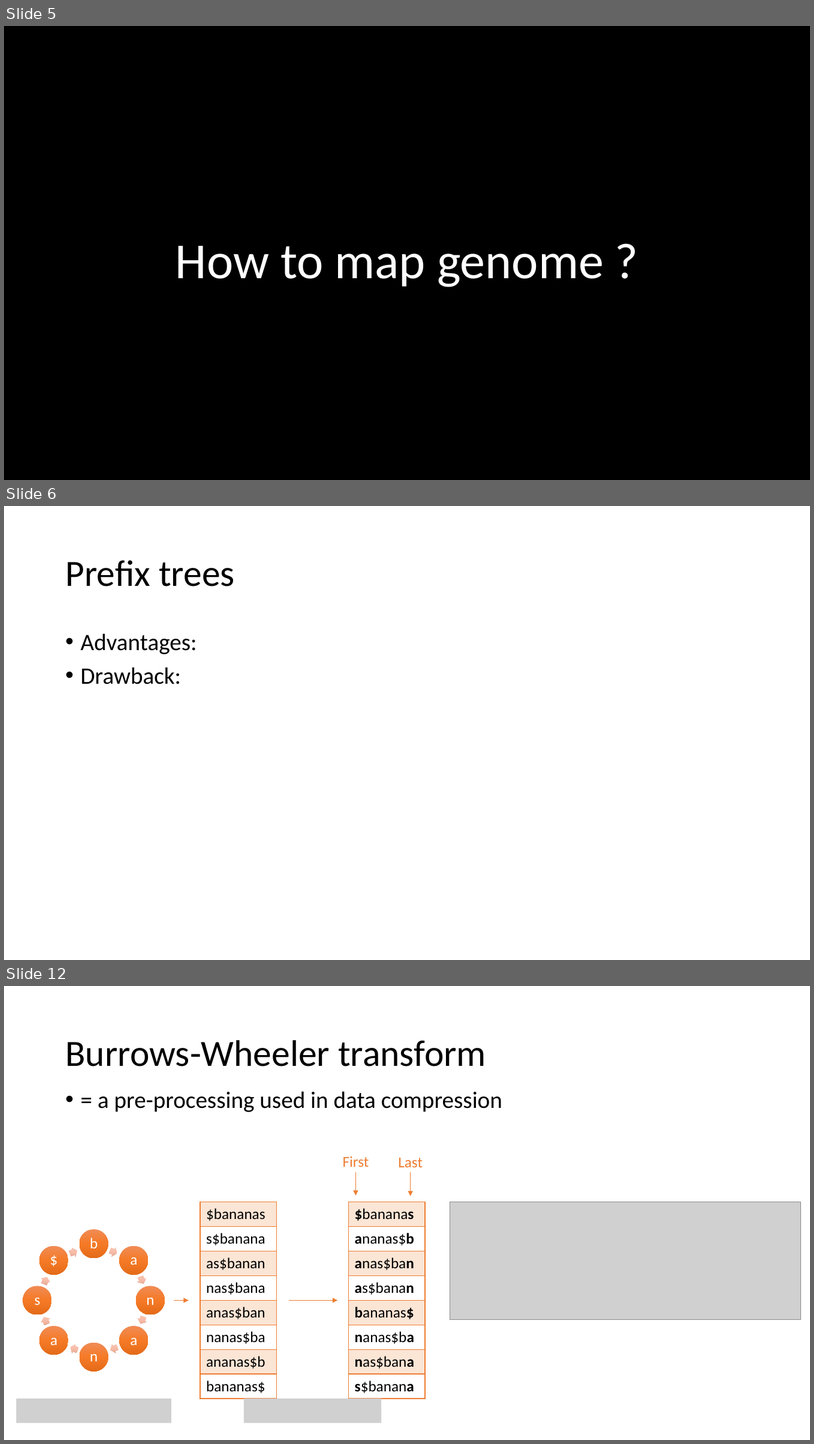
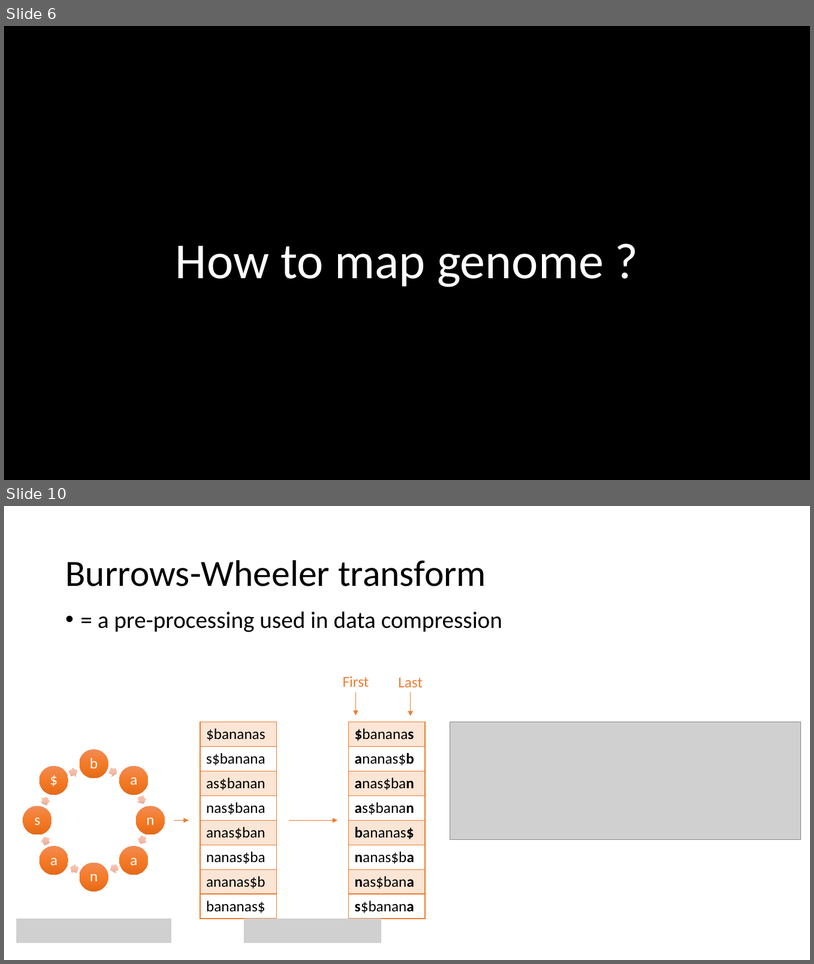
Before and after one commit to Coohrentiin/Index-structure-and-mapping, a slide deck: EXAM-Genome mapping.pptx. Shown one above the other, each under a label of ours: slides 5, 6 and 12 before the commit, slides 6 and 10 after it; the slides between them are not shown. The pictures are 814x1444 and 814x964 pixels, drawn with LibreOffice and Linux fonts; fonts in the diff are those of the drawing; grey boxes stand for pictures; background and template pictures are left out. Boxes give left, top, right and bottom in pixels: in the first picture for what was removed or moved away, otherwise in the second. Text is boxed around its words. In the diff, an @@ line names an element or a change of style, - is before the commit and + after.

```diff
--- a/EXAM-Genome mapping.pptx
+++ b/EXAM-Genome mapping.pptx
@@ slide 6 removed at <box>4,506,810,960</box>, background #FFFFFF @@
@@ title removed at <box>65,560,235,586</box> @@
-Prefix trees
@@ text removed at <box>81,633,197,684</box> @@
-• Advantages:
-• Drawback:
@@ what was slide 5 is now slide 6 @@
@@ what was slide 12 is now slide 10 @@
```
Also in this commit, not shown: 5 slides changed, 2 slides added, 3 other slides removed, 1 other file.
